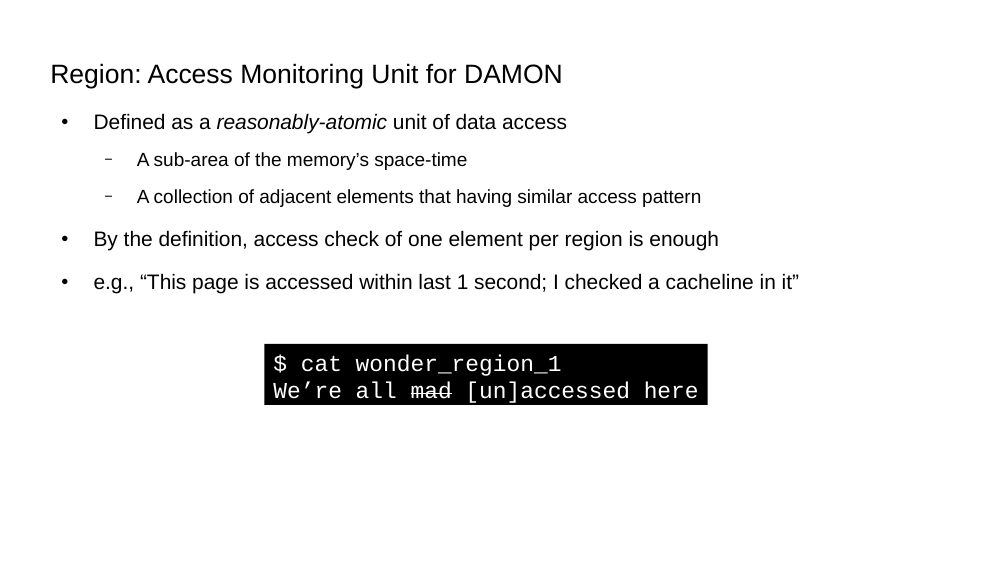
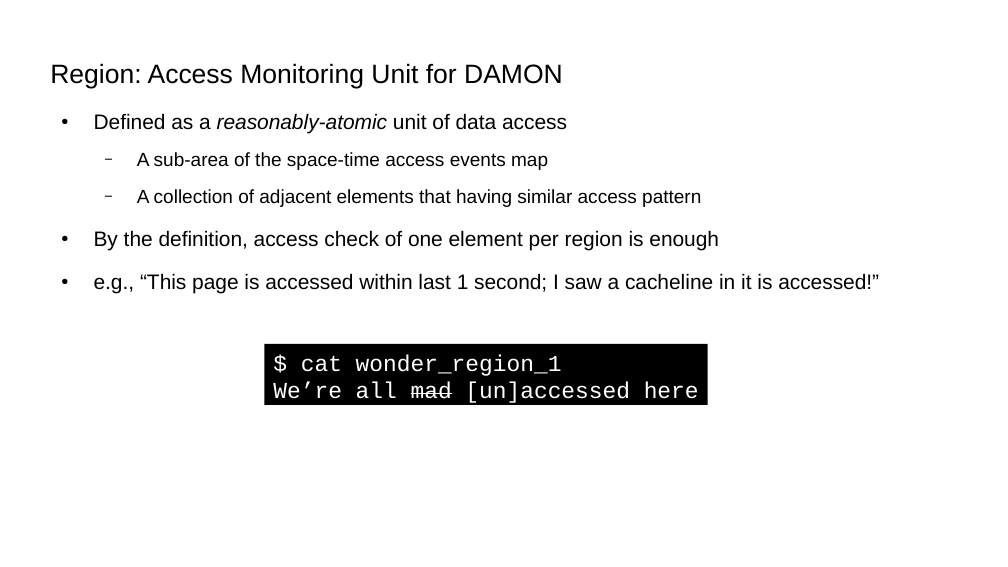
Before and after one commit to damonitor/talks, a slide deck: slide 27 of 2025/kernel_recipes/damon_kernel_recipes2025.odp (slide 23 before the commit). Drawn at 1008x567 pixels with LibreOffice and Linux fonts; fonts in the diff are those of the drawing. Boxes give left, top, right and bottom in pixels: in the first picture for what was removed or moved away, otherwise in the second. Text is boxed around its words. In the diff, an @@ line names an element or a change of style, - is before the commit and + after.

```diff
--- a/2025/kernel_recipes/damon_kernel_recipes2025.odp
+++ b/2025/kernel_recipes/damon_kernel_recipes2025.odp
@@ text at [137, 152, 548, 170]: text changed @@
-  − A sub-area of the memory’s space-time
+  − A sub-area of the space-time access events map
@@ text at [94, 273, 879, 294]: text changed @@
-● e.g., “This page is accessed within last 1 second; I checked a cacheline in it”
+● e.g., “This page is accessed within last 1 second; I saw a cacheline in it is accessed!”
```
Also in this commit, not shown: 28 other slides changed, 5 slides added, 1 slide removed, 1 other file.
